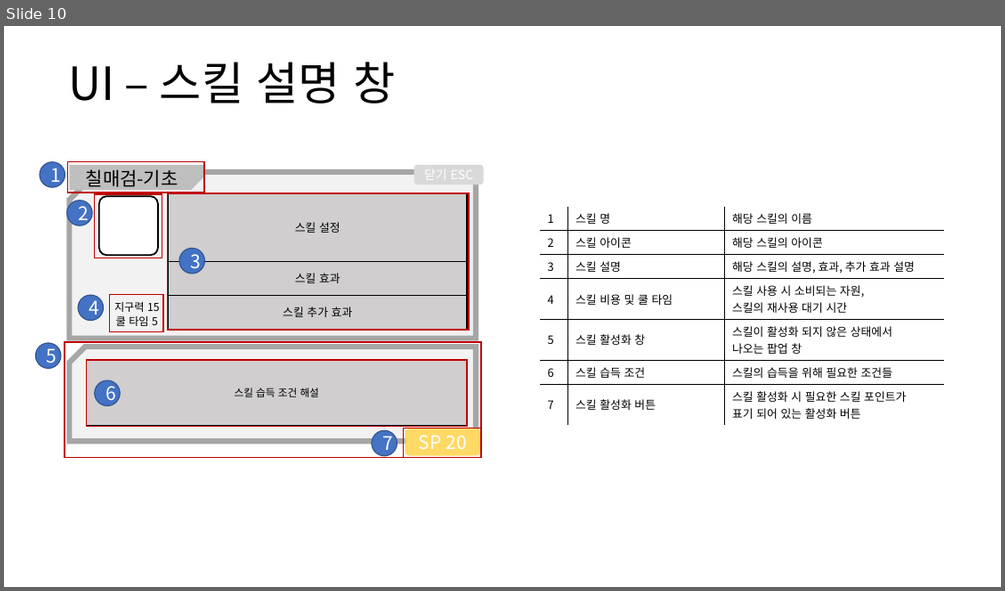
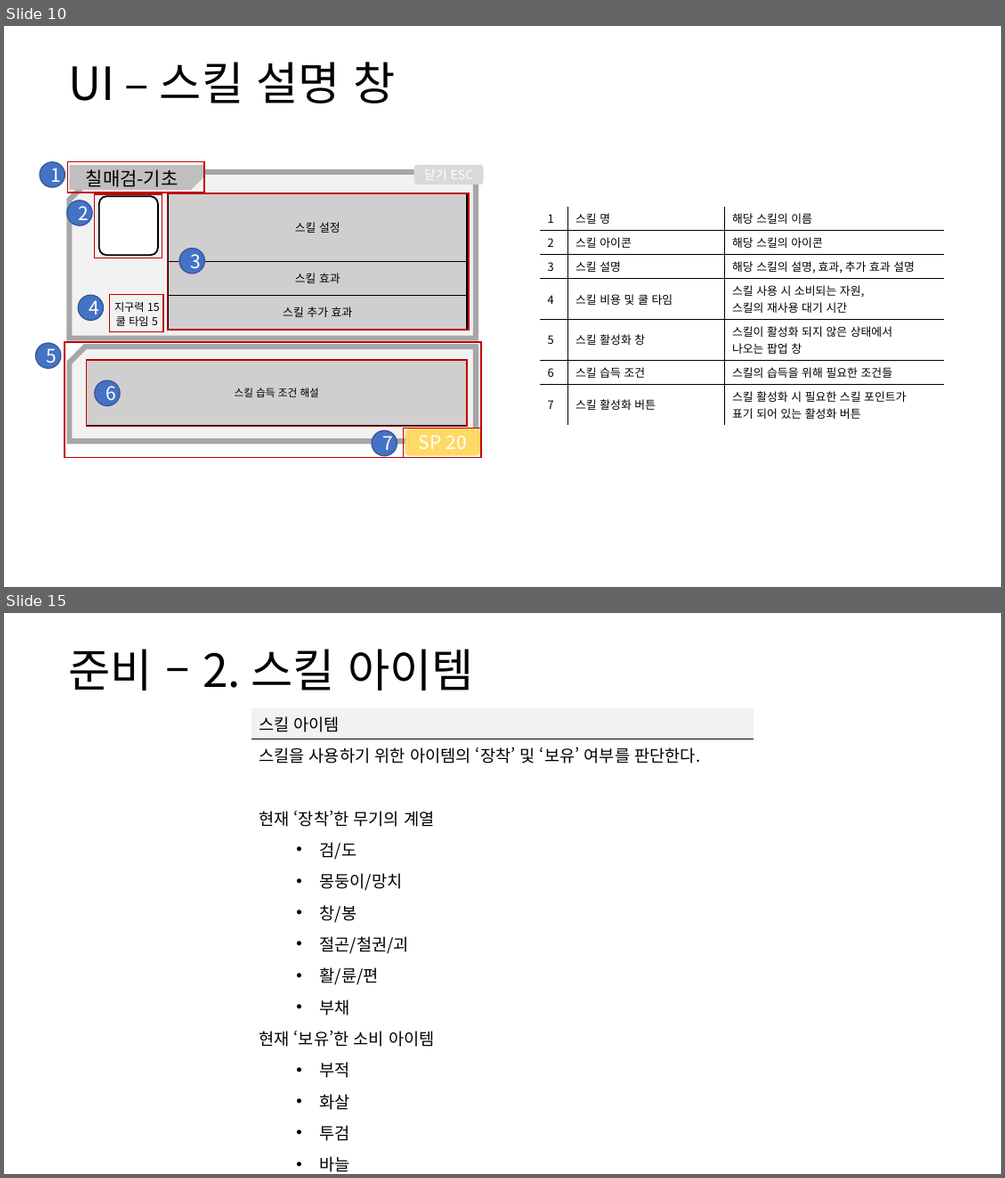
Before and after one commit to yjk0401/unityenginebasic_9th, a slide deck: 기획/방랑엽사전/스킬 시스템 기획서.pptx. Shown one above the other, each under a label of ours: slide 10 before the commit, slides 10 and 15 after it; the slides between them are not shown. The pictures are 1005x591 and 1005x1178 pixels, drawn with LibreOffice and Linux fonts; fonts in the diff are those of the drawing. Boxes give left, top, right and bottom in pixels: in the first picture for what was removed or moved away, otherwise in the second. Text is boxed around its words. In the diff, an @@ line names an element or a change of style, - is before the commit and + after.

```diff
--- a/기획/방랑엽사전/스킬 시스템 기획서.pptx
+++ b/기획/방랑엽사전/스킬 시스템 기획서.pptx
@@ slide 15 added at bbox=[4, 613, 1001, 1174], background #FFFFFF @@
@@ text added at bbox=[68, 649, 474, 690], 44 pt, text #000000 @@
+준비 – 2. 스킬 아이템
@@ table added at bbox=[251, 708, 754, 1174], 15 rows, 1 columns @@
+스킬 아이템
+스킬을 사용하기 위한 아이템의 ‘장착’ 및 ‘보유’ 여부를 판단한다.
+
+현재 ‘장착’한 무기의 계열
+검/도
+몽둥이/망치
+창/봉
+절곤/철권/괴
+활/륜/편
+부채
+현재 ‘보유’한 소비 아이템
+부적
+화살
+투검
+바늘
```
Also in this commit, not shown: 2 slides changed, 13 other slides added, 11 other files.
